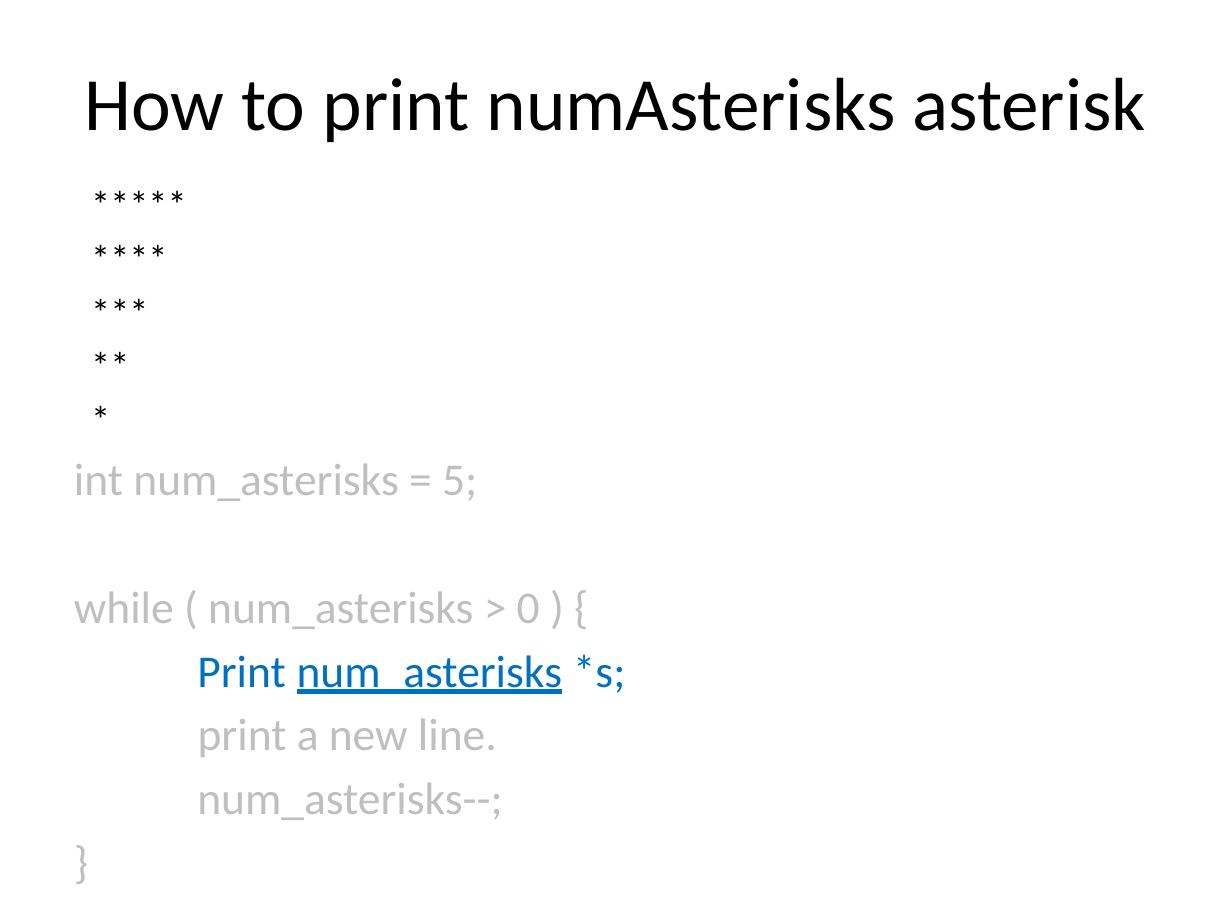
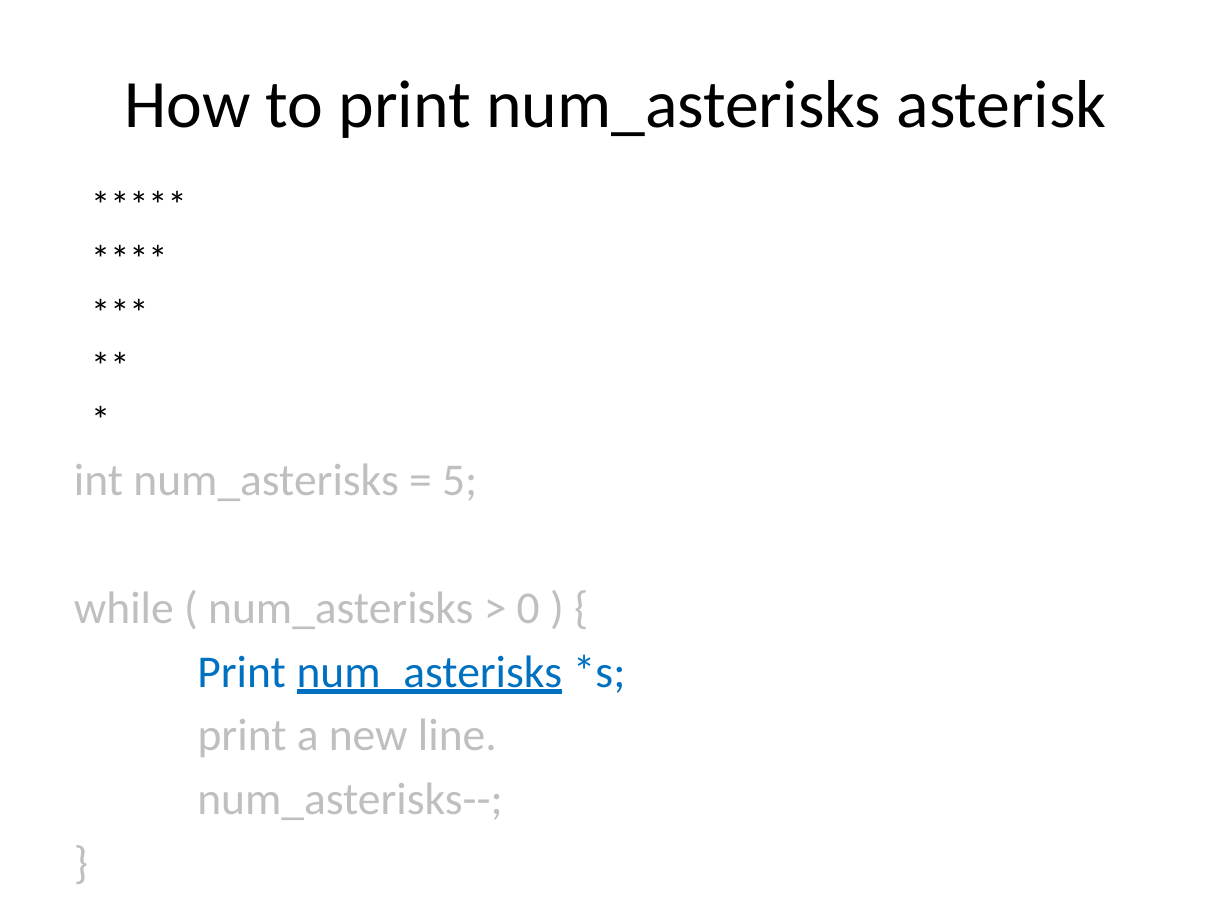
Before and after one commit to tong-yee/tong-yee.github.io, a slide deck: slide 12 of 135/slides/ch04/asterisk_pattern.pptx (slide 13 before the commit). Drawn at 1232x924 pixels with LibreOffice and Linux fonts; fonts in the diff are those of the drawing. Boxes give left, top, right and bottom in pixels: in the first picture for what was removed or moved away, otherwise in the second. Text is boxed around its words. In the diff, an @@ line names an element or a change of style, - is before the commit and + after.

```diff
--- a/135/slides/ch04/asterisk_pattern.pptx
+++ b/135/slides/ch04/asterisk_pattern.pptx
@@ title at <box>124,80,1107,138</box>: text changed; size 44 to 39.6 pt @@
-How to print numAsterisks asterisk
+How to print num_asterisks asterisk
```
Also in this commit, not shown: 11 other slides changed, 6 slides added, 2 slides removed, 24 other files.
